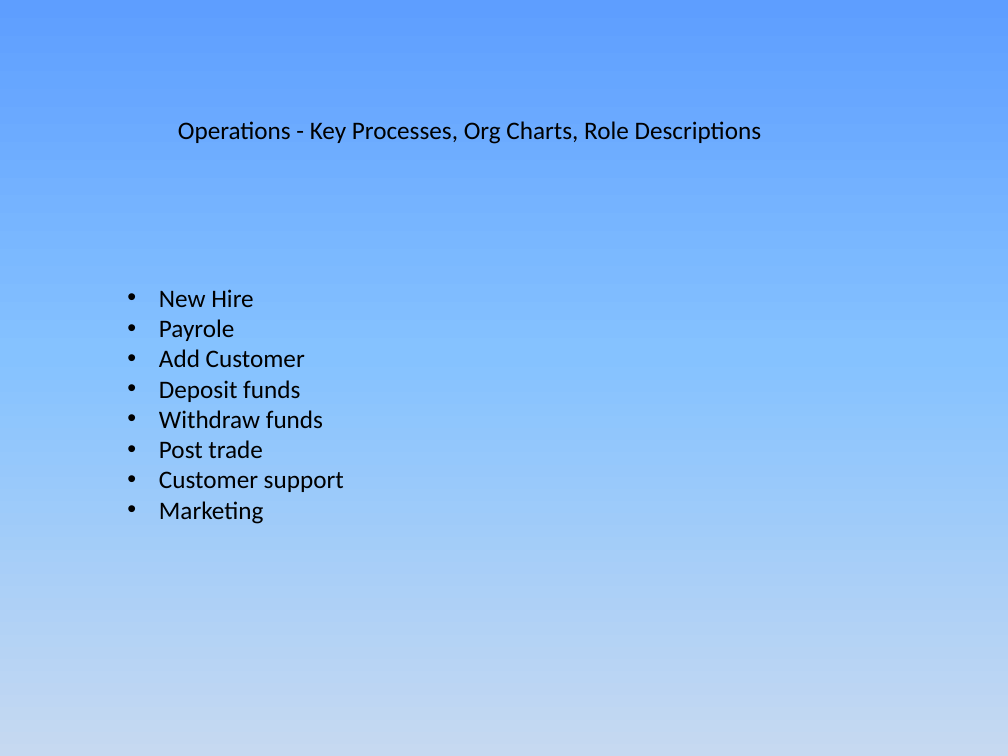
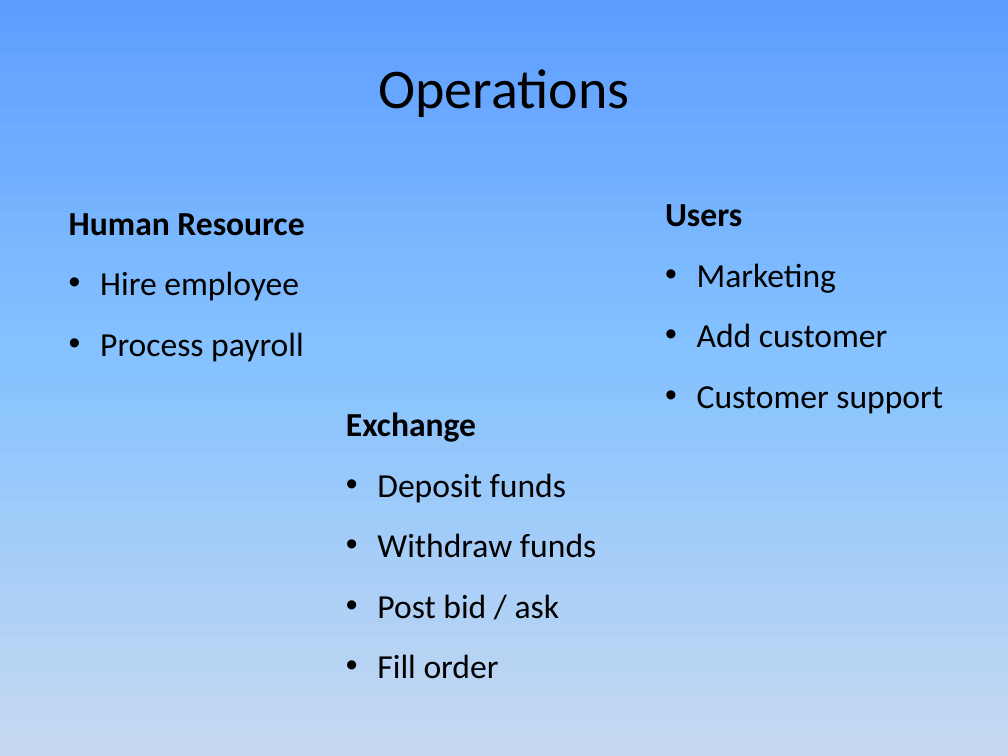
Before and after one commit to JamesLeB/Business, a slide deck: slide 12 of TODO/2-Monday/Presentation1.pptx. Drawn at 1008x756 pixels with LibreOffice and Linux fonts; fonts in the diff are those of the drawing. Boxes give left, top, right and bottom in pixels: in the first picture for what was removed or moved away, otherwise in the second. Text is boxed around its words. In the diff, an @@ line names an element or a change of style, - is before the commit and + after.

```diff
--- a/TODO/2-Monday/Presentation1.pptx
+++ b/TODO/2-Monday/Presentation1.pptx
@@ text at [379, 69, 630, 117]: text changed; size 18 to 40 pt @@
-Operations - Key Processes, Org Charts, Role Descriptions
+Operations
@@ text added at [665, 204, 943, 414], 24 pt, text #000000 @@
+Users
+• Marketing
+• Add customer
+• Customer support
@@ text added at [69, 213, 304, 362], 24 pt, text #000000 @@
+Human Resource
+• Hire employee
+• Process payroll
@@ text removed at [159, 289, 344, 524] @@
-• New Hire
-• Payrole
-• Add Customer
-• Deposit funds
-• Withdraw funds
-• Post trade
-• Customer support
-• Marketing
@@ text added at [346, 412, 596, 679], 24 pt, text #000000 @@
+Exchange
+• Deposit funds
+• Withdraw funds
+• Post bid / ask
+• Fill order
```
Also in this commit, not shown: 13 other slides changed, 1 slide added, 1 slide removed, 2 other files.
